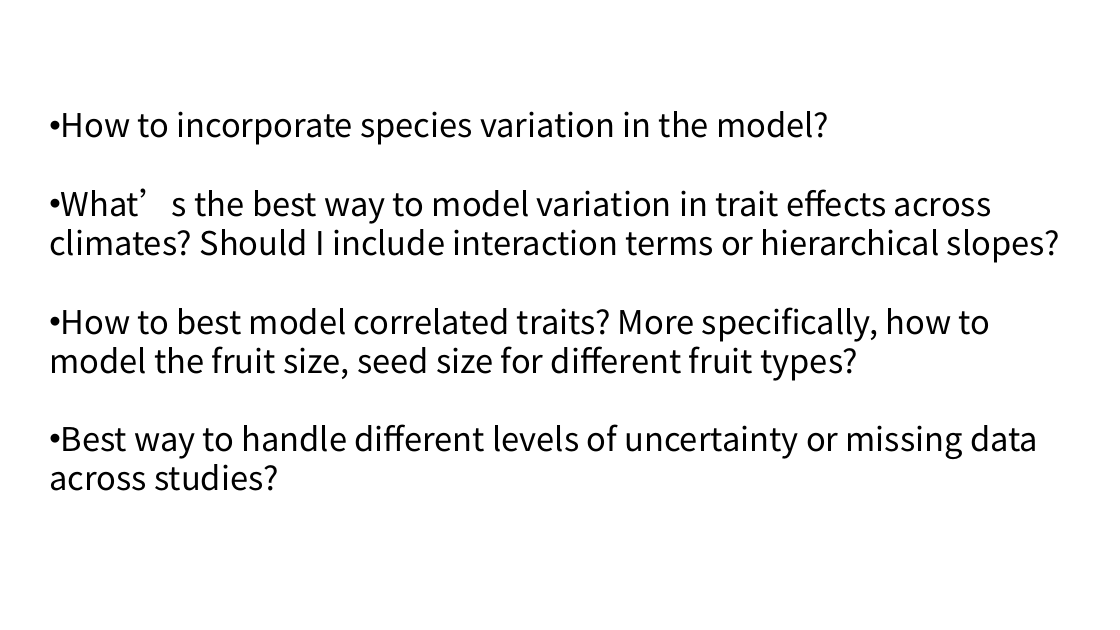
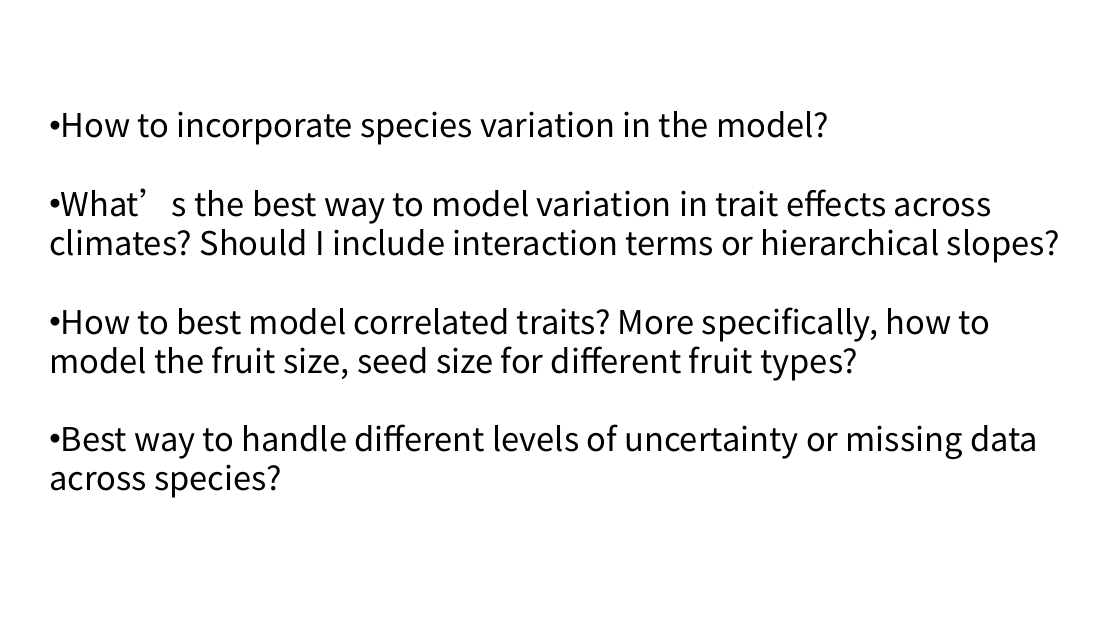
Before and after one commit to wangxm-forest/PhD, a slide deck: slide 11 of presentations/bayesian.pptx. Drawn at 1120x630 pixels with LibreOffice and Linux fonts; fonts in the diff are those of the drawing. Boxes give left, top, right and bottom in pixels: in the first picture for what was removed or moved away, otherwise in the second. Text is boxed around its words. In the diff, an @@ line names an element or a change of style, - is before the commit and + after.

```diff
--- a/presentations/bayesian.pptx
+++ b/presentations/bayesian.pptx
@@ text at box(49, 424, 1038, 498): text changed @@
-• Best way to handle different levels of uncertainty or missing data across studies?
+• Best way to handle different levels of uncertainty or missing data across species?
```
Also in this commit, not shown: 3 other slides changed.
